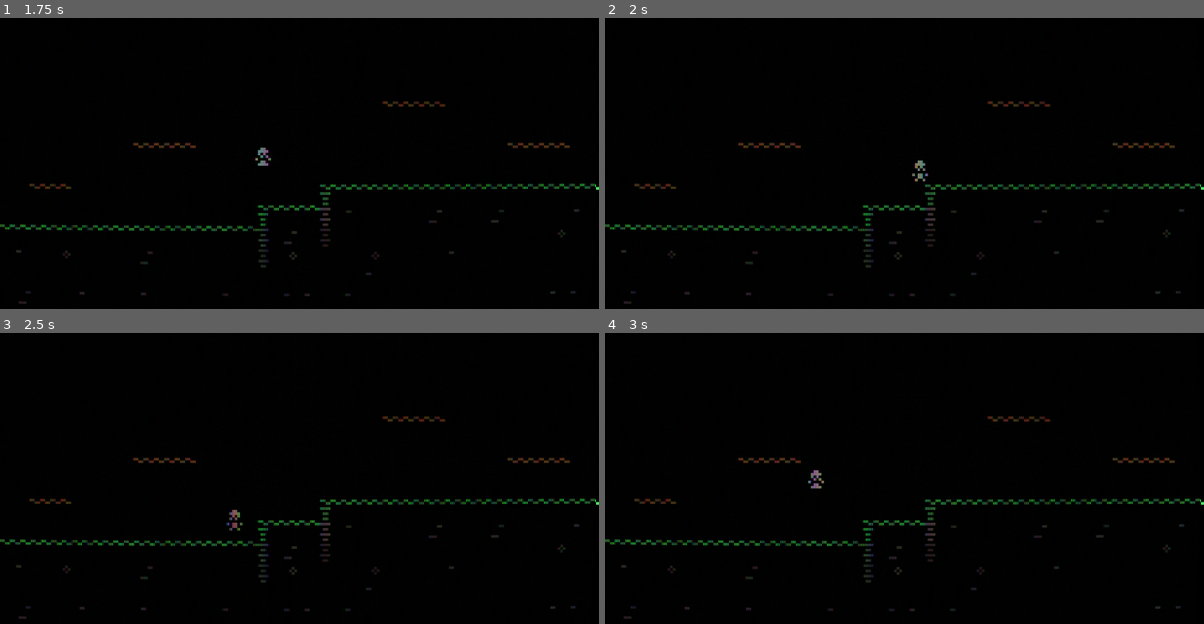
Above: before the commit, frames 1-4 (two rows, left to right).
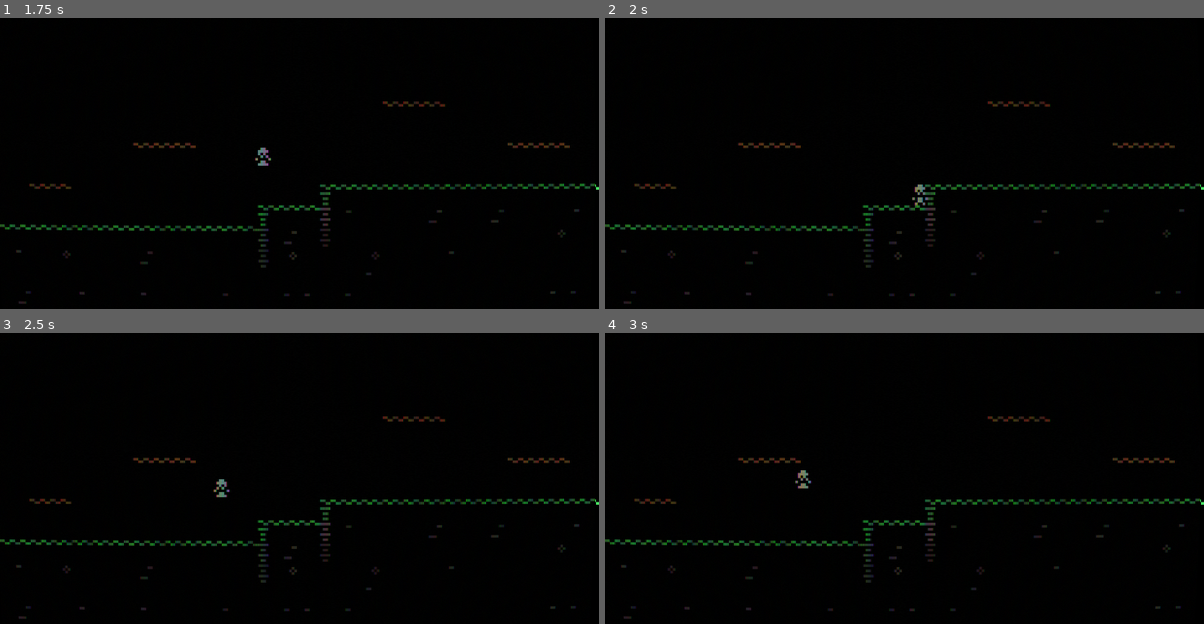
Above: after the commit, the same moments.

Repository: Kzzkt147/code-red
Game: Godot game, scene res://scenes/levels/test_level.tscn
Same seed, same stepped clock (60 frames per second), same inputs: the game is played once before the commit and once after it.
Inputs:
- Up to frame 1 (1.75 s): tap Enter at 0.5 s; hold D (right) from 0.53 s (still down); tap Space (jump) at 0.6, 0.77, 1.07, 1.35, 1.52 s
- Up to frame 2 (2 s): keep holding D (right); tap Space (jump) at 1.82 s
- Up to frame 3 (2.5 s): release D (right) at 2.03 s; hold A (left) from 2.03 s (still down); tap Space (jump) at 2.1 s
- Up to frame 4 (3 s): release A (left) at 2.78 s; hold D (right) from 2.78 s (still down); tap Space (jump) at 2.85 s

Frame 1 is identical in both runs. In frame 2, 0.2% of the frame differs, in the area x 51-54%, y 48-65%; in frame 3, 0.2%, in the area x 35-41%, y 50-69%; in frame 4, 0.2%.

Commit message:
Remove double jump

Diff:
--- a/scripts/player.gd
+++ b/scripts/player.gd
@@ -16,6 +16,7 @@
 # Private variables
 var gravity = ProjectSettings.get_setting("physics/2d/default_gravity")
 var was_on_floor := true
+var jump_count := 0
 
 
 func _physics_process(delta) -> void:
@@ -24,6 +25,7 @@
 		apply_gravity(delta)
 	else:
 		was_on_floor = true
+		jump_count = 0
 
 	handle_coyote_time()
 	handle_movement()
@@ -49,7 +51,7 @@
 
 
 func handle_jump() -> void:
-	if Input.is_action_just_pressed("jump"):
+	if Input.is_action_just_pressed("jump") and jump_count < 1:
 		if is_on_floor() or was_on_floor:
 			jump()
 		else:
@@ -57,6 +59,7 @@
 
 
 func jump() -> void:
+	jump_count += 1
 	animation.play("jump")
 	velocity.y = jump_velocity
 
